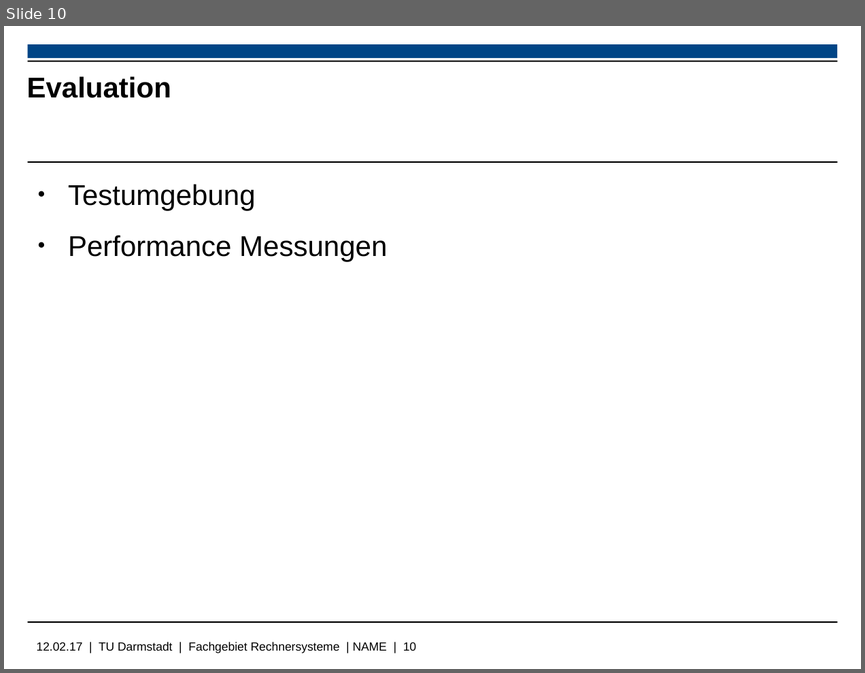
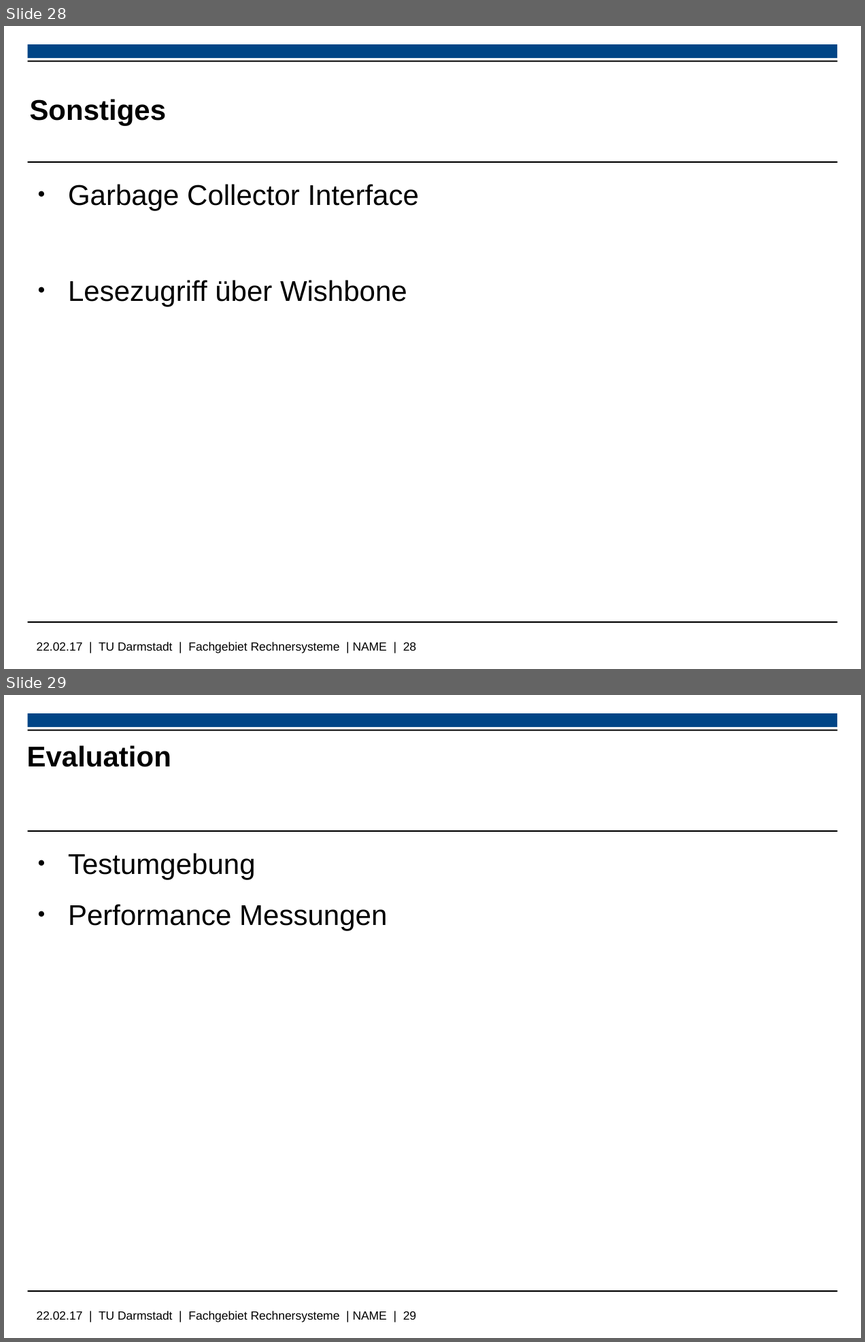
Before and after one commit to Wiero/PS_RS_REPORT, a slide deck: libreoffice_presentation.odp. Shown one above the other, each under a label of ours: slide 10 before the commit, slides 28 and 29 after it. The pictures are 865x673 and 865x1342 pixels, drawn with LibreOffice and Linux fonts; fonts in the diff are those of the drawing; background and template pictures are left out. Boxes give left, top, right and bottom in pixels: in the first picture for what was removed or moved away, otherwise in the second. Text is boxed around its words. In the diff, an @@ line names an element or a change of style, - is before the commit and + after.

```diff
--- a/libreoffice_presentation.odp
+++ b/libreoffice_presentation.odp
@@ slide 28 added at (x1=4, y1=26, x2=861, y2=669), background #FFFFFF; not listed: 5 template elements that a slide beside it also shows @@
@@ title added at (x1=30, y1=99, x2=167, y2=125), 24 pt, text #000000, bold @@
+Sonstiges
@@ text added at (x1=68, y1=184, x2=419, y2=306), 24 pt, text #000000 @@
+● Garbage Collector Interface
+● Lesezugriff über Wishbone
@@ what was slide 10 is now slide 29 @@
@@ text at (x1=37, y1=1310, x2=416, y2=1322): text changed @@
-12.02.17 | TU Darmstadt | Fachgebiet Rechnersysteme | NAME | 10
+22.02.17 | TU Darmstadt | Fachgebiet Rechnersysteme | NAME | 29
```
Also in this commit, not shown: 23 other slides added, 1 slide removed, 15 other files.
